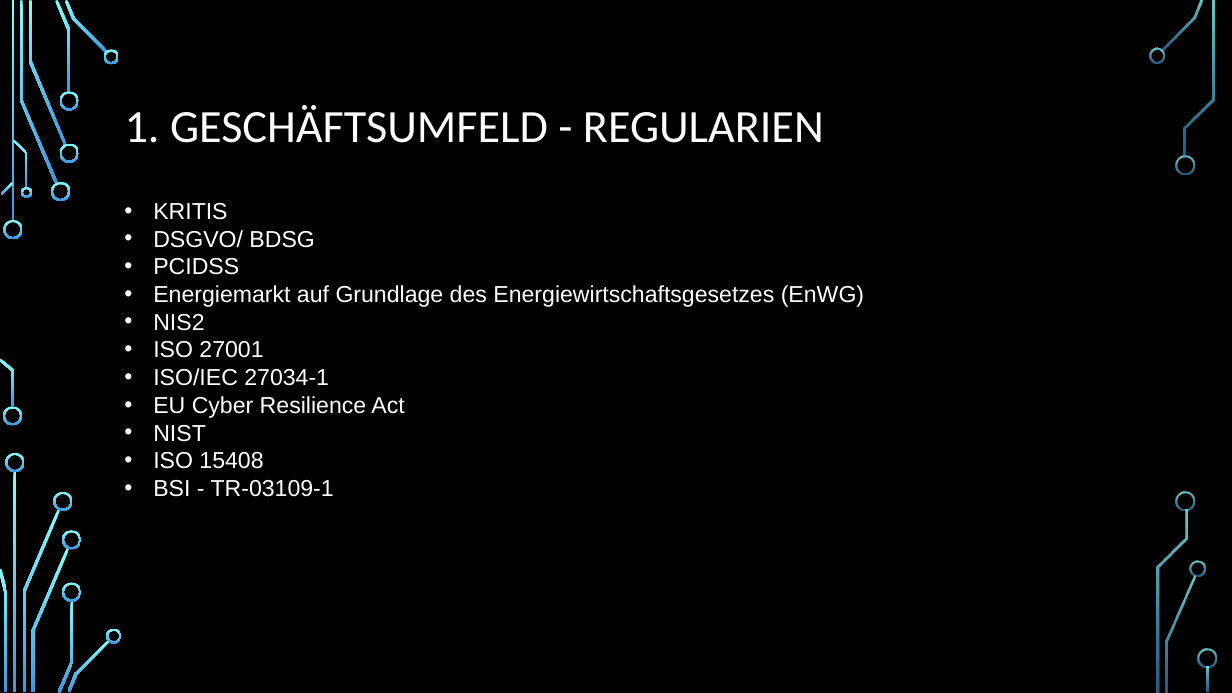
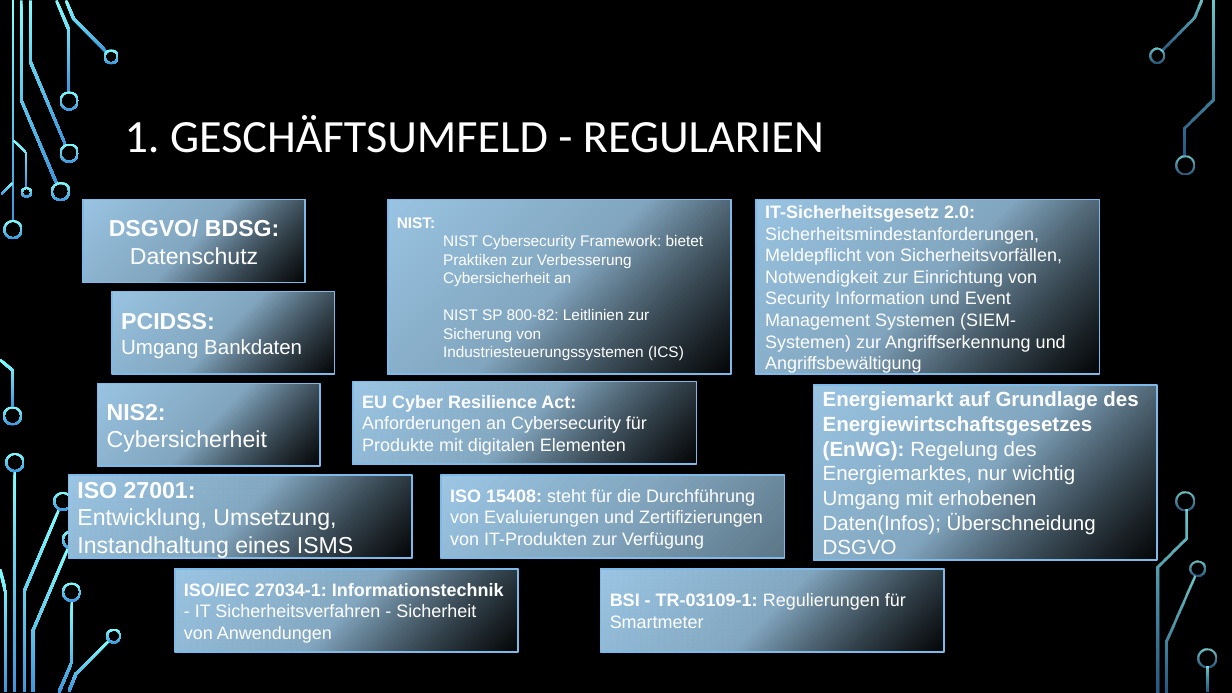
Before and after one commit to CelMur/TINF21CS2_Security_by_Design_Gruppenprojekt, a slide deck: slide 6 of Documentation/2023_10_26_SBD_Präsentation.pptx (slide 4 before the commit). Drawn at 1232x693 pixels with LibreOffice and Linux fonts; fonts in the diff are those of the drawing; background and template pictures are left out. Boxes give left, top, right and bottom in pixels: in the first picture for what was removed or moved away, otherwise in the second. Text is boxed around its words. In the diff, an @@ line names an element or a change of style, - is before the commit and + after.

```diff
--- a/Documentation/2023_10_26_SBD_Präsentation.pptx
+++ b/Documentation/2023_10_26_SBD_Präsentation.pptx
@@ title "1. GESCHÄFTSUMFELD - REGULARIEN": place and size @@
-title "1. GESCHÄFTSUMFELD - REGULARIEN" at <box>125,105,824,143</box>
+title "1. GESCHÄFTSUMFELD - REGULARIEN" at <box>125,115,824,153</box>
@@ rectangle added at <box>83,200,306,283</box>, fill gradient #5D7688 to #84A8C1 to #9DC7E5, outline #7DBAE9 1.25 pt, 18 pt, text #FFFFFF, bold @@
+DSGVO/ BDSG: Datenschutz
@@ text removed at <box>153,203,864,497</box> @@
-• KRITIS
-• DSGVO/ BDSG
-• PCIDSS
-• Energiemarkt auf Grundlage des Energiewirtschaftsgesetzes (EnWG)
-• NIS2
-• ISO 27001
-• ISO/IEC 27034-1
-• EU Cyber Resilience Act
-• NIST
-• ISO 15408
-• BSI - TR-03109-1
@@ rectangle added at <box>388,200,732,374</box>, fill gradient #5D7688 to #84A8C1 to #9DC7E5, outline #7DBAE9 1.25 pt, 12 pt, text #FFFFFF @@
+NIST:
+  NIST Cybersecurity Framework: bietet Praktiken zur Verbesserung Cybersicherheit an
+  NIST SP 800-82: Leitlinien zur Sicherung von Industriesteuerungssystemen (ICS)
@@ rectangle added at <box>756,200,1100,374</box>, fill gradient #5D7688 to #84A8C1 to #9DC7E5, outline #7DBAE9 1.25 pt, 14 pt, text #FFFFFF @@
+IT-Sicherheitsgesetz 2.0: Sicherheitsmindestanforderungen, Meldepflicht von Sicherheitsvorfällen, Notwendigkeit zur Einrichtung von Security Information und Event Management Systemen (SIEM-Systemen) zur Angriffserkennung und Angriffsbewältigung
@@ rectangle added at <box>112,291,335,374</box>, fill gradient #5D7688 to #84A8C1 to #9DC7E5, outline #7DBAE9 1.25 pt, 16 pt, text #FFFFFF @@
+PCIDSS:
+Umgang Bankdaten
@@ rectangle added at <box>98,384,321,467</box>, fill gradient #5D7688 to #84A8C1 to #9DC7E5, outline #7DBAE9 1.25 pt, 18 pt, text #FFFFFF @@
+NIS2:
+Cybersicherheit
@@ rectangle added at <box>353,382,697,465</box>, fill gradient #5D7688 to #84A8C1 to #9DC7E5, outline #7DBAE9 1.25 pt, 14 pt, text #FFFFFF @@
+EU Cyber Resilience Act: Anforderungen an Cybersecurity für Produkte mit digitalen Elementen
@@ rectangle added at <box>814,385,1158,560</box>, fill gradient #5D7688 to #84A8C1 to #9DC7E5, outline #7DBAE9 1.25 pt, 16 pt, text #FFFFFF @@
+Energiemarkt auf Grundlage des Energiewirtschaftsgesetzes (EnWG): Regelung des Energiemarktes, nur wichtig Umgang mit erhobenen Daten(Infos); Überschneidung DSGVO
@@ rectangle added at <box>68,475,412,558</box>, fill gradient #5D7688 to #84A8C1 to #9DC7E5, outline #7DBAE9 1.25 pt, 18 pt, text #FFFFFF @@
+ISO 27001:
+Entwicklung, Umsetzung, Instandhaltung eines ISMS
@@ rectangle added at <box>441,475,785,558</box>, fill gradient #5D7688 to #84A8C1 to #9DC7E5, outline #7DBAE9 1.25 pt, 14 pt, text #FFFFFF @@
+ISO 15408: steht für die Durchführung von Evaluierungen und Zertifizierungen von IT-Produkten zur Verfügung
@@ rectangle added at <box>175,569,518,653</box>, fill gradient #5D7688 to #84A8C1 to #9DC7E5, outline #7DBAE9 1.25 pt, 14 pt, text #FFFFFF @@
+ISO/IEC 27034-1: Informationstechnik - IT Sicherheitsverfahren - Sicherheit von Anwendungen
@@ rectangle added at <box>601,569,945,653</box>, fill gradient #5D7688 to #84A8C1 to #9DC7E5, outline #7DBAE9 1.25 pt, 14 pt, text #FFFFFF @@
+BSI - TR-03109-1: Regulierungen für Smartmeter
```
Also in this commit, not shown: 2 other slides changed, 3 slides added, 2 slides removed.
